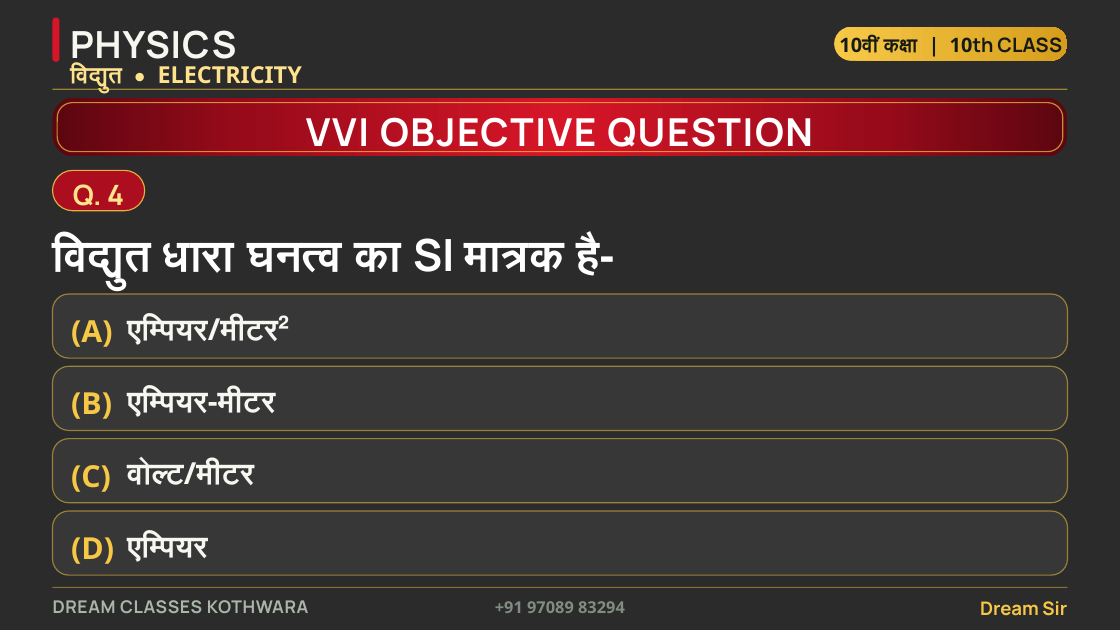
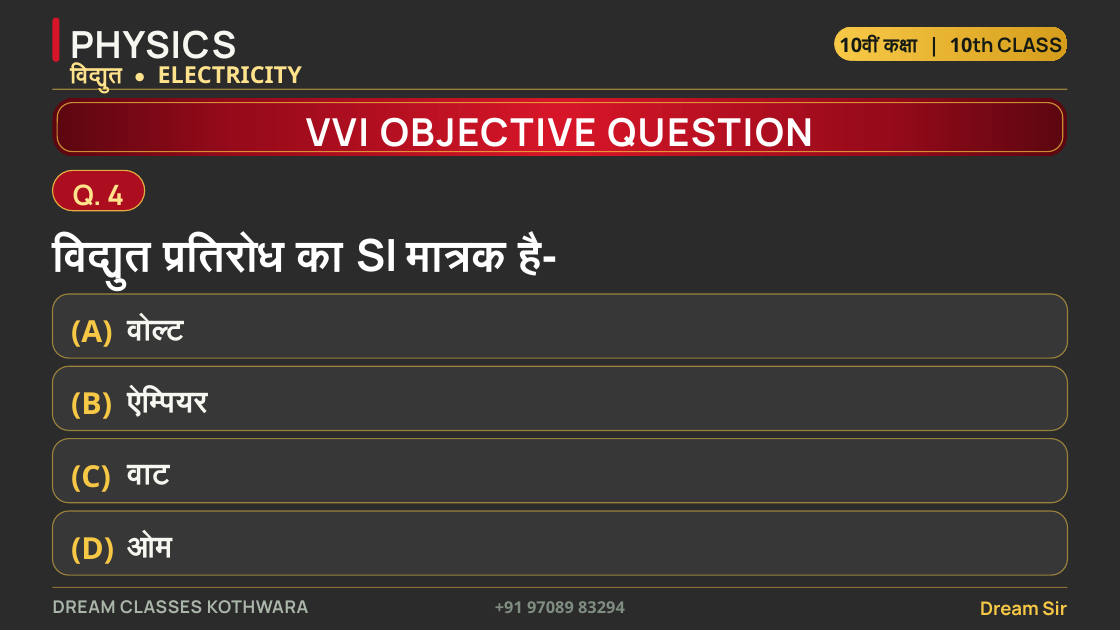
Before and after one commit to funnypawan/ppp, a slide deck: slide 6 of dream-classes-ppt/Dream_Classes_Kothwara_Physics_Ch4_Electricity_VVI_Objective.pptx. Drawn at 1120x630 pixels with LibreOffice and Linux fonts; fonts in the diff are those of the drawing; background and template pictures are left out; a plain dark background stands for a picture behind light text. Boxes give left, top, right and bottom in pixels: in the first picture for what was removed or moved away, otherwise in the second. Text is boxed around its words. In the diff, an @@ line names an element or a change of style, - is before the commit and + after.

```diff
--- a/dream-classes-ppt/Dream_Classes_Kothwara_Physics_Ch4_Electricity_VVI_Objective.pptx
+++ b/dream-classes-ppt/Dream_Classes_Kothwara_Physics_Ch4_Electricity_VVI_Objective.pptx
@@ text at (52, 236, 557, 283): text changed @@
-विद्युत धारा घनत्व का SI मात्रक है-
+विद्युत प्रतिरोध का SI मात्रक है-
@@ text at (127, 316, 184, 341): text changed @@
-एम्पियर/मीटर²
+वोल्ट
@@ text at (127, 388, 208, 417): text changed @@
-एम्पियर-मीटर
+ऐम्पियर
@@ text at (127, 464, 170, 485): text changed @@
-वोल्ट/मीटर
+वाट
@@ text at (127, 533, 172, 558): text changed @@
-एम्पियर
+ओम
```
Also in this commit, not shown: 10 other slides changed, 22 slides added, 35 other files.
